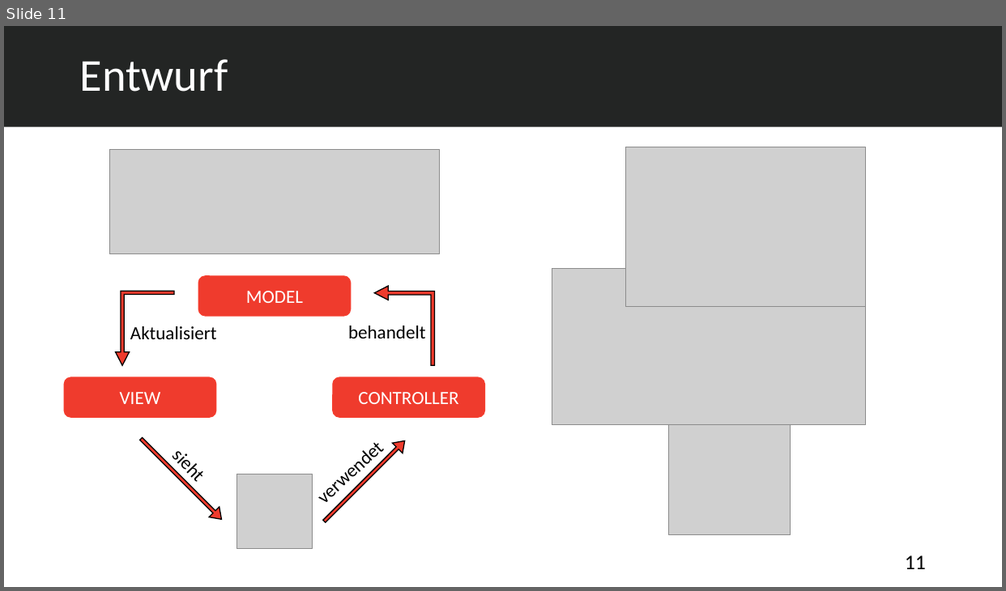
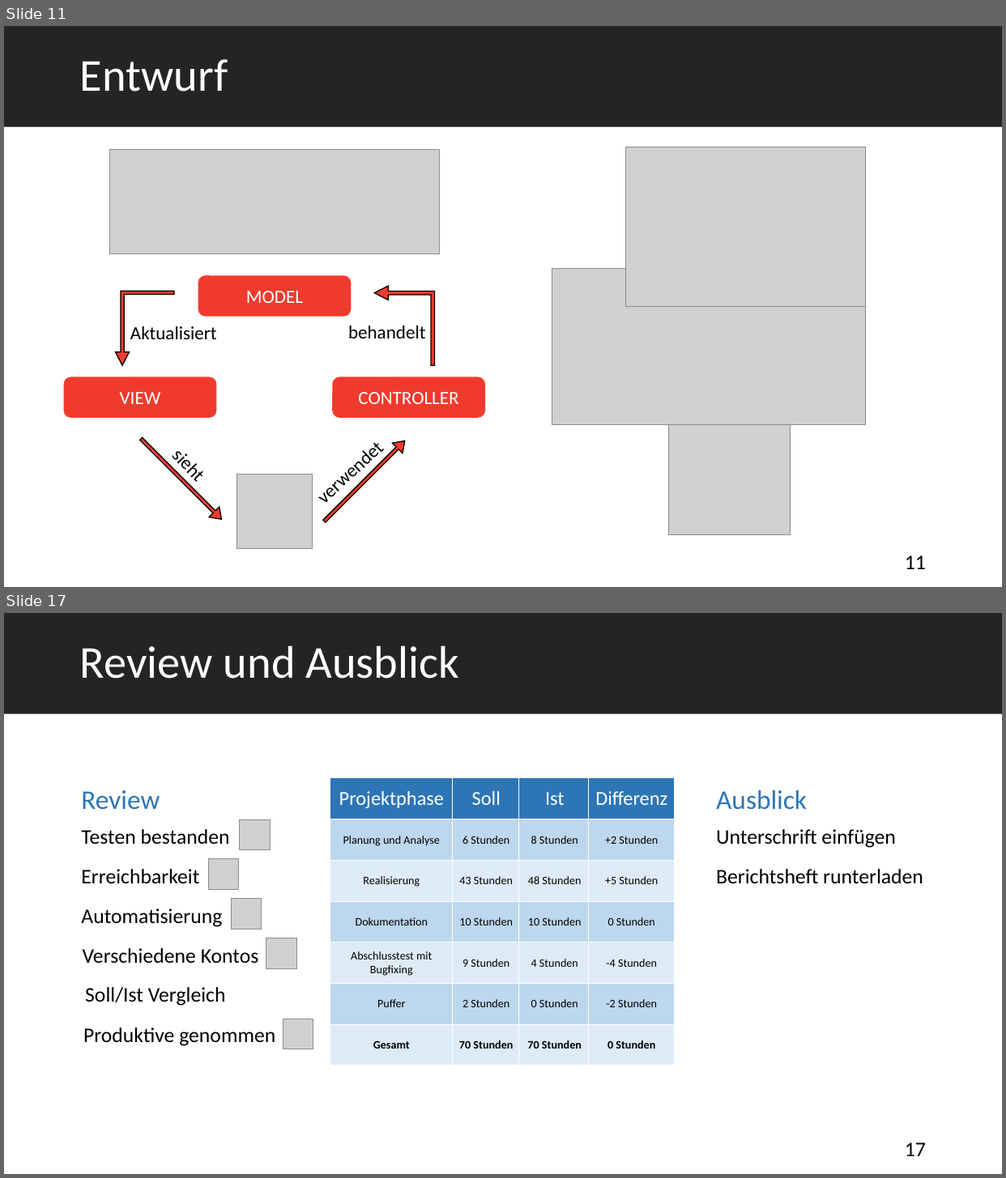
Before and after one commit to abdulsalam-emesh/Projektspresentation, a slide deck: Auszubildenden Verwaltungssystem.pptx. Shown one above the other, each under a label of ours: slide 11 before the commit, slides 11 and 17 after it; the slides between them are not shown. The pictures are 1006x591 and 1006x1178 pixels, drawn with LibreOffice and Linux fonts; fonts in the diff are those of the drawing; grey boxes stand for pictures. Boxes give left, top, right and bottom in pixels: in the first picture for what was removed or moved away, otherwise in the second. Text is boxed around its words. In the diff, an @@ line names an element or a change of style, - is before the commit and + after.

```diff
--- a/Auszubildenden Verwaltungssystem.pptx
+++ b/Auszubildenden Verwaltungssystem.pptx
@@ slide 17 added at box(4, 613, 1002, 1174), background #FFFFFF @@
@@ rectangle added at box(4, 613, 1002, 714), fill #232524 @@
@@ title added at box(80, 645, 458, 679), 44 pt, text #FFFFFF @@
+Review und Ausblick
@@ table added at box(330, 777, 520, 1066), 7 rows, 2 columns @@
+Projektphase | Soll
+Planung und Analyse | 6 Stunden
+Realisierung | 43 Stunden
+Dokumentation | 10 Stunden
+Abschlusstest mit Bugfixing | 9 Stunden
+Puffer | 2 Stunden
+Gesamt | 70 Stunden
@@ table added at box(518, 777, 591, 1066), 7 rows, 1 columns @@
+Ist
+8 Stunden
+48 Stunden
+10 Stunden
+4 Stunden
+0 Stunden
+70 Stunden
@@ table added at box(589, 777, 675, 1066), 7 rows, 1 columns @@
+Differenz
++2 Stunden
++5 Stunden
+0 Stunden
+-4 Stunden
+-2 Stunden
+0 Stunden
@@ text added at box(81, 790, 160, 810), 26 pt, text #2E75B6 @@
+Review
@@ text added at box(716, 790, 807, 810), 26 pt, text #2E75B6 @@
+Ausblick
@@ text added at box(81, 829, 230, 845), 20 pt, text #000000 @@
+Testen bestanden
@@ picture added at box(240, 820, 270, 850) @@
@@ text added at box(716, 829, 896, 848), 20 pt, text #000000 @@
+Unterschrift einfügen
@@ text added at box(81, 869, 199, 884), 20 pt, text #000000 @@
+Erreichbarkeit
@@ picture added at box(208, 859, 238, 889) @@
@@ text added at box(716, 869, 923, 884), 20 pt, text #000000 @@
+Berichtsheft runterladen
@@ picture added at box(232, 899, 262, 929) @@
@@ text added at box(81, 909, 222, 927), 20 pt, text #000000 @@
+Automatisierung
@@ text added at box(83, 948, 259, 963), 20 pt, text #000000 @@
+Verschiedene Kontos
@@ picture added at box(266, 939, 296, 969) @@
@@ text added at box(85, 987, 226, 1006), 20 pt, text #000000 @@
+Soll/Ist Vergleich
@@ picture added at box(283, 1020, 313, 1050) @@
@@ text added at box(83, 1028, 275, 1046), 20 pt, text #000000 @@
+Produktive genommen
@@ page number added at box(905, 1143, 926, 1157), 20 pt, text #000000 @@
+17
```
Also in this commit, not shown: 1 slide changed, 6 other slides added, 13 other files.
